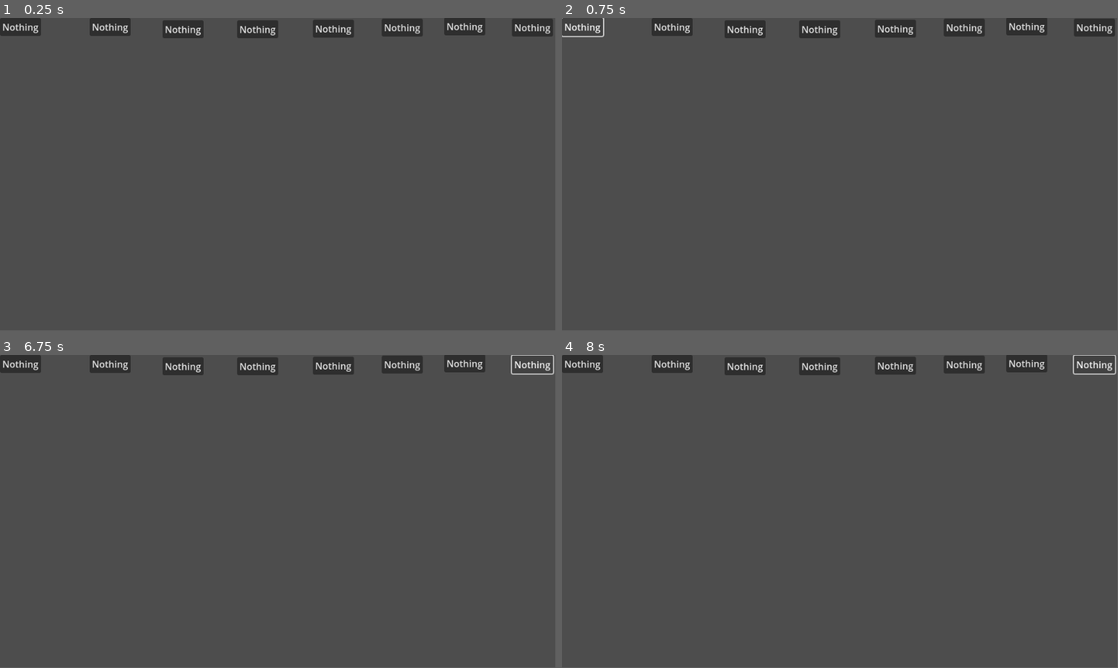
Above: before the commit, frames 1-4 (two rows, left to right).
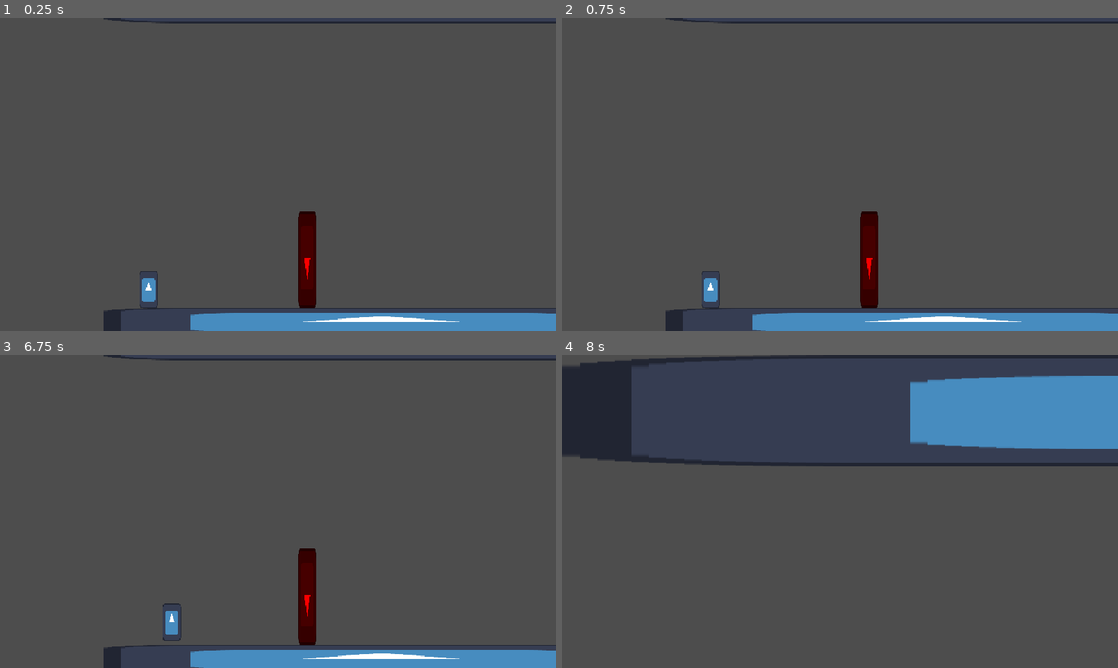
Above: after the commit, the same moments.

Repository: Pompano74/GameJam
Game: Godot game, scene res://Level/Maps/gym.tscn
The game is run twice, just before and just after one commit, with the same random seed, the same clock (stepped at 60 frames per second) and the same inputs. Before the commit the project starts from res://input_manager.tscn. The engine's default icon, where the game draws it, is replaced by a stand-in: a white triangle on a blue panel in a dark square.
Inputs (mouse positions are in pixels of both pictures, inside the frame that each line leads up to):
- Up to frame 1 (0.25 s): no input
- Up to frame 2 (0.75 s): click (584, 27) at 0.5 s, where only the run before the commit has a clickable "Nothing"
- Up to frame 3 (6.75 s): click (111, 364) at 1.25 s, where only the run before the commit has a clickable "Nothing"; click (183, 367) at 2 s, where only the run before the commit has a clickable "Nothing"; click (255, 367) at 2.75 s, where only the run before the commit has a clickable "Nothing"; click (333, 364) at 3.5 s, where only the run before the commit has a clickable "Nothing"; click (400, 364) at 4.25 s, where only the run before the commit has a clickable "Nothing"; click (467, 364) at 5 s, where only the run before the commit has a clickable "Nothing"; click (533, 364) at 5.75 s, where only the run before the commit has a clickable "Nothing"; tap Enter at 6.5 s; hold D (move_right) from 6.53 s (still down); tap Q (dash, bound only after the commit) at 6.6 s
- Up to frame 4 (8 s): keep holding D (move_right); tap Space (jump) at 6.77, 6.8, 7.07, 7.35, 7.52, 7.82 s; tap Q (dash, bound only after the commit) at 7.55 s
In our replay, the window is 799x449 before the commit and 800x450 after it. These sizes can differ from the game's own. Grey fills any space a smaller window leaves; there, only what the larger window draws over its background counts as a difference.

The runs differ from the first frame. In frame 1, 8.3% of the frame differs, in the area x 0-100%, y 0-100%; in frame 2, 8.0%; in frame 3, 8.2%; in frame 4, 16%, in the area x 0-100%, y 0-36%.

Commit message:
Auto stash before merge of "main" and "origin/main"

Diff:
--- /dev/null
+++ b/Level/Maps/gym.tscn
@@ -0,0 +1,43 @@
+[gd_scene load_steps=5 format=3 uid="uid://d1arv34psbsf6"]
+
+[ext_resource type="PackedScene" uid="uid://dynw8drhp8bjg" path="res://Level/Player/Player.tscn" id="1_2fu8g"]
+[ext_resource type="Texture2D" uid="uid://fwpmt2vknkyx" path="res://icon.svg" id="2_g0ig2"]
+[ext_resource type="PackedScene" uid="uid://7j41jpon30lu" path="res://Level/Object/kill_zone.tscn" id="3_ugxir"]
+
+[sub_resource type="WorldBoundaryShape2D" id="WorldBoundaryShape2D_g0ig2"]
+
+[node name="Gym" type="Node2D"]
+
+[node name="Player" parent="." instance=ExtResource("1_2fu8g")]
+position = Vector2(248, 0)
+
+[node name="KillZone" parent="." instance=ExtResource("3_ugxir")]
+position = Vector2(1472, 0)
+rotation = 3.14159
+scale = Vector2(4, 20.88)
+
+[node name="ceilling" type="StaticBody2D" parent="."]
+position = Vector2(0, -448)
+rotation = 3.14159
+
+[node name="Icon" type="Sprite2D" parent="ceilling"]
+position = Vector2(-1920, 1648)
+scale = Vector2(29.9984, 2.00071)
+texture = ExtResource("2_g0ig2")
+
+[node name="CollisionShape2D" type="CollisionShape2D" parent="ceilling"]
+position = Vector2(-1840, 1520)
+shape = SubResource("WorldBoundaryShape2D_g0ig2")
+one_way_collision_margin = 0.0
+
+[node name="floor" type="StaticBody2D" parent="."]
+
+[node name="Icon" type="Sprite2D" parent="floor"]
+position = Vector2(1920, 96)
+scale = Vector2(30, 1.5)
+texture = ExtResource("2_g0ig2")
+
+[node name="CollisionShape2D" type="CollisionShape2D" parent="floor"]
+position = Vector2(544, 0)
+shape = SubResource("WorldBoundaryShape2D_g0ig2")
+one_way_collision_margin = 0.0
--- a/Level/Object/kill_zone.tscn
+++ b/Level/Object/kill_zone.tscn
@@ -7,18 +7,19 @@
 size = Vector2(32, 32)
 
 [node name="KillZone" type="Node2D"]
+scale = Vector2(4, 4)
 script = ExtResource("1_ylfg6")
 
 [node name="Area2D" type="Area2D" parent="."]
-position = Vector2(16, -16)
+position = Vector2(16, 16)
+collision_mask = 2
+
+[node name="Sprite2D" type="Sprite2D" parent="Area2D"]
+modulate = Color(0.980392, 0, 0, 1)
+scale = Vector2(0.25, 0.25)
+texture = ExtResource("1_s7g0p")
 
 [node name="CollisionShape2D" type="CollisionShape2D" parent="Area2D"]
 shape = SubResource("RectangleShape2D_fxx3n")
 
-[node name="Sprite2D" type="Sprite2D" parent="."]
-modulate = Color(0.980392, 0, 0, 1)
-position = Vector2(16, -16)
-scale = Vector2(0.25, 0.25)
-texture = ExtResource("1_s7g0p")
-
 [connection signal="body_entered" from="Area2D" to="." method="_on_area_2d_body_entered"]
--- a/Level/Player/Player.tscn
+++ b/Level/Player/Player.tscn
@@ -9,6 +9,7 @@
 [node name="Player" type="Node2D"]
 
 [node name="CharacterBody2D" type="CharacterBody2D" parent="."]
+collision_layer = 2
 script = ExtResource("1_w7old")
 
 [node name="Sprite2D" type="Sprite2D" parent="CharacterBody2D"]
@@ -19,3 +20,13 @@
 [node name="CollisionShape2D" type="CollisionShape2D" parent="CharacterBody2D"]
 position = Vector2(64, -128)
 shape = SubResource("RectangleShape2D_w7old")
+
+[node name="Camera2D" type="Camera2D" parent="CharacterBody2D"]
+position = Vector2(960, 440)
+zoom = Vector2(0.25, 0.25)
+limit_top = -2000
+limit_bottom = -2000
+limit_smoothed = true
+drag_horizontal_enabled = true
+drag_top_margin = 0.0
+drag_bottom_margin = 0.0
--- a/Level/Player/character_body_2d.gd
+++ b/Level/Player/character_body_2d.gd
@@ -1,14 +1,22 @@
 extends CharacterBody2D
 
-
+#player movement
 var gravity_direction = Vector2.DOWN
+var gravity_force = 3
 var jump_direction = 1
-var player_speed = 300.0
-var player_jump_strength = -400.0
+var player_speed = 800
+var player_jump_strength = -1500
+var dash_force = 3000
+var dash_direction = 1
 
 
 func _physics_process(delta):
 
+	var direction = Input.get_axis("move_left", "move_right")
+	if Input.is_action_just_pressed("move_left"):
+		dash_direction = -1
+	elif Input.is_action_just_pressed("move_right"):
+		dash_direction = 1
 	#Gravity change
 	if gravity_direction == Vector2.DOWN:
 		jump_direction = 1
@@ -27,19 +35,25 @@
 
 
 	# Add the gravity.
-	if not is_on_floor():
-		velocity += get_gravity() * gravity_direction * delta
+	if not is_on_floor() or is_on_ceiling():
+		velocity += get_gravity() * gravity_direction * delta * gravity_force
 
+	if Input.is_action_just_pressed("dash"):
+		velocity.x  = dash_direction * dash_force
+		velocity.y = -400
 	# Handle jump.
 	if Input.is_action_just_pressed("jump") and is_on_floor():
 		velocity.y = player_jump_strength * jump_direction
+	elif Input.is_action_just_pressed("jump") and is_on_ceiling():
+		velocity.y = player_jump_strength * jump_direction
 
-	# Get the input direction and handle the movement/deceleration.
-	# As good practice, you should replace UI actions with custom gameplay actions.
-	var direction = Input.get_axis("move_left", "move_right")
-	if direction:
-		velocity.x = direction * player_speed
+
+	if is_on_floor() or is_on_ceiling():
+		if direction:
+			velocity.x = direction * player_speed
+		else:
+			velocity.x = move_toward(velocity.x, 0, player_speed)
 	else:
-		velocity.x = move_toward(velocity.x, 0, player_speed)
+		velocity.x = lerp(velocity.x, direction * player_speed, 2 * delta)
 
 	move_and_slide()
--- a/project.godot
+++ b/project.godot
@@ -11,7 +11,7 @@
 [application]
 
 config/name="GameJam (gmtk 2025)"
-run/main_scene="uid://sv3ow0lvdrg4"
+run/main_scene="uid://d1arv34psbsf6"
 config/features=PackedStringArray("4.4", "Forward Plus")
 config/icon="res://icon.svg"
 
@@ -19,6 +19,8 @@
 
 window/size/viewport_width=960
 window/size/viewport_height=540
+window/size/mode=3
+window/stretch/mode="canvas_items"
 
 [input]
 
@@ -47,50 +49,73 @@
 debug_1={
 "deadzone": 0.2,
 "events": [Object(InputEventKey,"resource_local_to_scene":false,"resource_name":"","device":-1,"window_id":0,"alt_press …(191 unchanged characters)…
+, Object(InputEventKey,"resource_local_to_scene":false,"resource_name":"","device":-1,"window_id":0,"alt_pressed":false,"shift_pressed":false,"ctrl_pressed":false,"meta_pressed":false,"pressed":false,"keycode":0,"physical_keycode":4194439,"key_label":0,"unicode":49,"location":0,"echo":false,"script":null)
 ]
 }
 debug_2={
 "deadzone": 0.2,
 "events": [Object(InputEventKey,"resource_local_to_scene":false,"resource_name":"","device":-1,"window_id":0,"alt_press …(191 unchanged characters)…
+, Object(InputEventKey,"resource_local_to_scene":false,"resource_name":"","device":-1,"window_id":0,"alt_pressed":false,"shift_pressed":false,"ctrl_pressed":false,"meta_pressed":false,"pressed":false,"keycode":0,"physical_keycode":4194440,"key_label":0,"unicode":50,"location":0,"echo":false,"script":null)
 ]
 }
 debug_3={
 "deadzone": 0.2,
 "events": [Object(InputEventKey,"resource_local_to_scene":false,"resource_name":"","device":-1,"window_id":0,"alt_press …(191 unchanged characters)…
+, Object(InputEventKey,"resource_local_to_scene":false,"resource_name":"","device":-1,"window_id":0,"alt_pressed":false,"shift_pressed":false,"ctrl_pressed":false,"meta_pressed":false,"pressed":false,"keycode":0,"physical_keycode":4194441,"key_label":0,"unicode":51,"location":0,"echo":false,"script":null)
 ]
 }
 debug_4={
 "deadzone": 0.2,
 "events": [Object(InputEventKey,"resource_local_to_scene":false,"resource_name":"","device":-1,"window_id":0,"alt_press …(191 unchanged characters)…
+, Object(InputEventKey,"resource_local_to_scene":false,"resource_name":"","device":-1,"window_id":0,"alt_pressed":false,"shift_pressed":false,"ctrl_pressed":false,"meta_pressed":false,"pressed":false,"keycode":0,"physical_keycode":4194442,"key_label":0,"unicode":52,"location":0,"echo":false,"script":null)
 ]
 }
 debug_5={
 "deadzone": 0.2,
 "events": [Object(InputEventKey,"resource_local_to_scene":false,"resource_name":"","device":-1,"window_id":0,"alt_press …(191 unchanged characters)…
+, Object(InputEventKey,"resource_local_to_scene":false,"resource_name":"","device":-1,"window_id":0,"alt_pressed":false,"shift_pressed":false,"ctrl_pressed":false,"meta_pressed":false,"pressed":false,"keycode":0,"physical_keycode":4194443,"key_label":0,"unicode":53,"location":0,"echo":false,"script":null)
 ]
 }
 debug_6={
 "deadzone": 0.2,
 "events": [Object(InputEventKey,"resource_local_to_scene":false,"resource_name":"","device":-1,"window_id":0,"alt_press …(191 unchanged characters)…
+, Object(InputEventKey,"resource_local_to_scene":false,"resource_name":"","device":-1,"window_id":0,"alt_pressed":false,"shift_pressed":false,"ctrl_pressed":false,"meta_pressed":false,"pressed":false,"keycode":0,"physical_keycode":4194444,"key_label":0,"unicode":54,"location":0,"echo":false,"script":null)
 ]
 }
 debug_7={
 "deadzone": 0.2,
 "events": [Object(InputEventKey,"resource_local_to_scene":false,"resource_name":"","device":-1,"window_id":0,"alt_press …(191 unchanged characters)…
+, Object(InputEventKey,"resource_local_to_scene":false,"resource_name":"","device":-1,"window_id":0,"alt_pressed":false,"shift_pressed":false,"ctrl_pressed":false,"meta_pressed":false,"pressed":false,"keycode":0,"physical_keycode":4194445,"key_label":0,"unicode":55,"location":0,"echo":false,"script":null)
 ]
 }
 debug_8={
 "deadzone": 0.2,
 "events": [Object(InputEventKey,"resource_local_to_scene":false,"resource_name":"","device":-1,"window_id":0,"alt_press …(191 unchanged characters)…
+, Object(InputEventKey,"resource_local_to_scene":false,"resource_name":"","device":-1,"window_id":0,"alt_pressed":false,"shift_pressed":false,"ctrl_pressed":false,"meta_pressed":false,"pressed":false,"keycode":0,"physical_keycode":4194446,"key_label":0,"unicode":56,"location":0,"echo":false,"script":null)
 ]
 }
 debug_9={
 "deadzone": 0.2,
 "events": [Object(InputEventKey,"resource_local_to_scene":false,"resource_name":"","device":-1,"window_id":0,"alt_press …(191 unchanged characters)…
+, Object(InputEventKey,"resource_local_to_scene":false,"resource_name":"","device":-1,"window_id":0,"alt_pressed":false,"shift_pressed":false,"ctrl_pressed":false,"meta_pressed":false,"pressed":false,"keycode":0,"physical_keycode":4194447,"key_label":0,"unicode":57,"location":0,"echo":false,"script":null)
 ]
 }
 debug_0={
 "deadzone": 0.2,
 "events": [Object(InputEventKey,"resource_local_to_scene":false,"resource_name":"","device":-1,"window_id":0,"alt_press …(191 unchanged characters)…
+, Object(InputEventKey,"resource_local_to_scene":false,"resource_name":"","device":-1,"window_id":0,"alt_pressed":false,"shift_pressed":false,"ctrl_pressed":false,"meta_pressed":false,"pressed":false,"keycode":0,"physical_keycode":4194438,"key_label":0,"unicode":48,"location":0,"echo":false,"script":null)
 ]
 }
+dash={
+"deadzone": 0.2,
+"events": [Object(InputEventKey,"resource_local_to_scene":false,"resource_name":"","device":-1,"window_id":0,"alt_pressed":false,"shift_pressed":false,"ctrl_pressed":false,"meta_pressed":false,"pressed":false,"keycode":0,"physical_keycode":81,"key_label":0,"unicode":113,"location":0,"echo":false,"script":null)
+]
+}
+
+[layer_names]
+
+2d_physics/layer_2="Player"
+
+[rendering]
+
+textures/canvas_textures/default_texture_filter=0
Not shown, added: Level/Maps/gym.tscn4645665558.tmp
